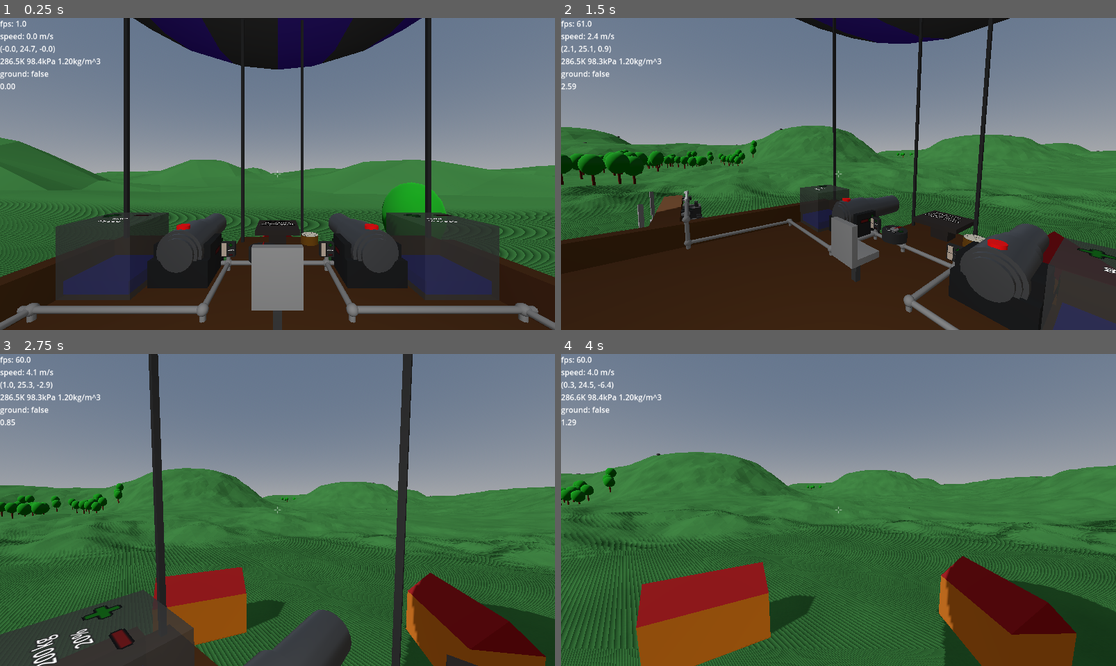
Above: before the commit, frames 1-4 (two rows, left to right).
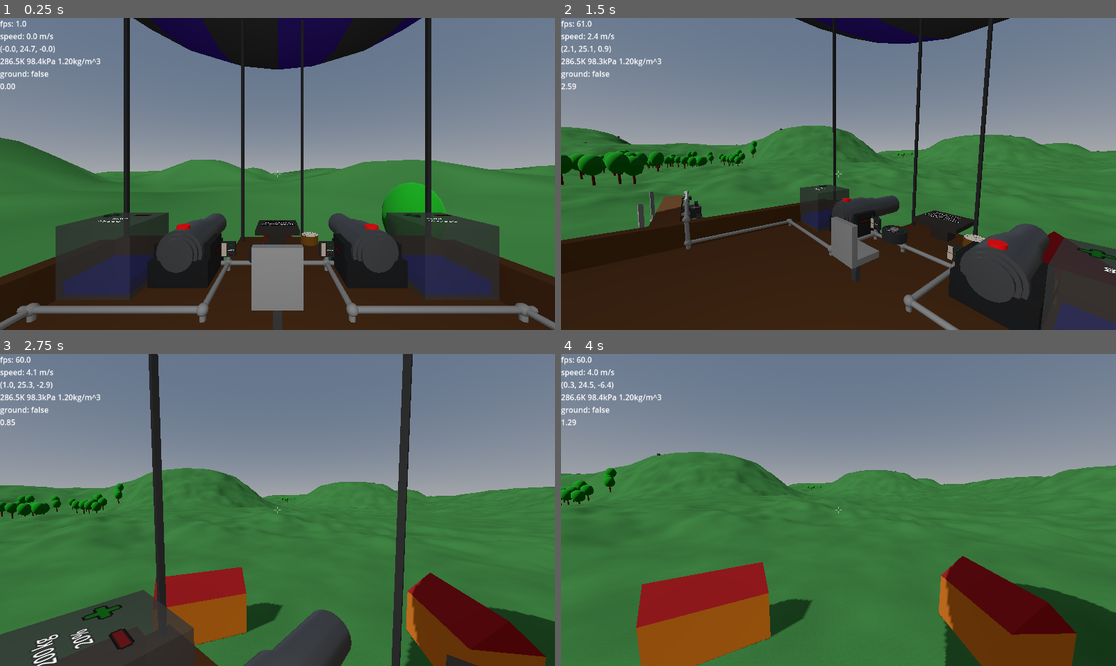
Above: after the commit, the same moments.

Repository: jmdejong/airships
Game: Godot game, scene res://scenes/world.tscn
The game is run twice, just before and just after one commit, with the same random seed, the same clock (stepped at 60 frames per second) and the same inputs.
Inputs (mouse positions are in pixels of both pictures, inside the frame that each line leads up to):
- Up to frame 1 (0.25 s): no input
- Up to frame 2 (1.5 s): move the mouse to (960, 158) at 0.52 s; hold D (right) 0.53-1.28 s; click (960, 158) at 0.6 s; move the mouse to (810, 174) at 1.27 s; hold W (forwards) from 1.28 s (still down); tap Mouse wheel down (rotate_left) at 1.35 s
- Up to frame 3 (2.75 s): keep holding W (forwards); move the mouse to (288, 503) at 2.02 s; hold Shift (rotate_pitch) from 2.03 s (still down)
- Up to frame 4 (4 s): keep holding W (forwards); move the mouse to (832, 516) at 2.77 s; release Shift (rotate_pitch) at 2.78 s; tap Mouse wheel up (rotate_right) at 2.85 s; click (832, 516) at 2.92 s; move the mouse to (877, 513) at 3.52 s; hold Alt (rotate_roll) from 3.53 s (still down)

The runs differ from the first frame. In frame 1, 2.5% of the frame differs, in the area x 0-100%, y 38-84%; in frame 2, 2.9%; in frame 3, 9.0%; in frame 4, 12%, in the area x 0-100%, y 31-100%.

Commit message:
use smooth shading instead of flat (but at performance cost)

Diff:
--- a/code/ground_face.gd
+++ b/code/ground_face.gd
@@ -196,6 +196,7 @@
 	var builder = MeshBuilder.new(tile_buffers, config)
 	builder.vertices = tile_buffers.positions
 	builder.colors = tile_buffers.colors
+	builder.normals = tile_buffers.normals
 	var w: int = config.segments + 1
 	for x: int in range(1, config.segments-1):
 		for y: int in range(1, config.segments-1):
@@ -268,19 +269,22 @@
 		self.config = config
 
 	func add_tri(t0: Vector2i, t1: Vector2i, t2: Vector2i) -> void:
-		var c0: Vector3 = tile_buffers.pos_at(t0)
-		var c1: Vector3 = tile_buffers.pos_at(t1)
-		var c2: Vector3 = tile_buffers.pos_at(t2)
 		var ind: int = vertices.size()
-		vertices.append_array([c0, c1, c2])
-		colors.append_array([tile_buffers.color_modifier_at(t0), tile_buffers.color_modifier_at(t1), tile_buffers.color_modifier_at(t2)])
+		add_vert(t0)
+		add_vert(t1)
+		add_vert(t2)
 		indices.append_array(PackedInt32Array([ind+0, ind+1, ind+2]))
 
+	func add_vert(t: Vector2i) -> void:
+		vertices.append(tile_buffers.pos_at(t))
+		colors.append(tile_buffers.color_modifier_at(t))
+		normals.append(tile_buffers.normal_at(t))
 
 	func apply(mesh: ArrayMesh) -> void:
 		var surface = []
 		surface.resize(Mesh.ARRAY_MAX)
 		surface[Mesh.ARRAY_VERTEX] = vertices
+		surface[Mesh.ARRAY_NORMAL] = normals
 		surface[Mesh.ARRAY_COLOR] = colors
 		surface[Mesh.ARRAY_INDEX] = indices
 		mesh.add_surface_from_arrays(
--- a/code/mapgen/hexs_height_source.gd
+++ b/code/mapgen/hexs_height_source.gd
@@ -45,7 +45,24 @@
 	color_noise.frequency = 0.05
 
 func buffers_at(area: Rect2, segments: int) -> TileBuffers:
-	return TileBuffers.from_height_source(area, segments, self, 8)
+	const texture_size: float = 8
+	var buf: TileBuffers = TileBuffers.new(area, segments)
+	var size: Vector2i = buf.size
+	for y in size.y:
+		for x in size.x:
+			var ind: int = x + y*size.x
+			var tile: Vector2 = Vector2(x, y)
+			var pos: Vector2 = buf.tile_to_pos * tile
+			var position: Vector3 = pos_at(pos)
+			var n1: Vector3 = pos_at(Vector2(pos.x + 0.1, pos.y))
+			var n2: Vector3 = pos_at(Vector2(pos.x, pos.y + 0.1))
+			var normal: Vector3 = -(n1 - position).cross(n2 - position).normalized()
+			buf.heights[ind] = position.y
+			buf.positions[ind] = position
+			buf.normals[ind] = normal
+			buf.colors[ind] = color_modifier(pos)
+			buf.tex_uvs[ind] = pos / texture_size
+	return buf
 
 func color_modifier(pos: Vector2) -> Color:
 	return (color_noise.get_noise_2dv(pos)+9)/10 * Color.WHITE
@@ -70,7 +87,7 @@
 	var area_a: Area = get_area(va)
 	var area_b: Area = get_area(vb)
 	var area_c: Area = get_area(vc)
-	return snappedf(_combine_areas(area_a, area_b, area_c, w, pos), 0.25)
+	return _combine_areas(area_a, area_b, area_c, w, pos)
 
 func _combine_areas(area_a: Area, area_b: Area, area_c: Area, w: Vector3, pos: Vector2) -> float:
 	var center_influences: Vector3 = influences(w, 0.8)
--- a/code/shaders/ground.gdshader
+++ b/code/shaders/ground.gdshader
@@ -13,5 +13,5 @@
 void fragment() {
 	vec2 uv = fract(vert.xz / texture_size);
 	ALBEDO = texture(ground_texture, uv).xyz * COLOR.xyz;
-	NORMAL = normalize(cross(dFdy(VERTEX), dFdx(VERTEX)));
+	//NORMAL = normalize(cross(dFdy(VERTEX), dFdx(VERTEX)));
 }
--- a/code/tile_bufffers.gd
+++ b/code/tile_bufffers.gd
@@ -3,6 +3,7 @@
 var area: Rect2
 var heights := PackedFloat32Array()
 var positions := PackedVector3Array()
+var normals := PackedVector3Array()
 var colors := PackedColorArray()
 var tex_uvs := PackedVector2Array()
 var segments: int
@@ -18,6 +19,7 @@
 	var buffer_size: int = size.x * size.y
 	heights.resize(buffer_size)
 	positions.resize(buffer_size)
+	normals.resize(buffer_size)
 	colors.resize(buffer_size)
 	tex_uvs.resize(buffer_size)
 
@@ -45,5 +47,8 @@
 func color_modifier_at(pos: Vector2i) -> Color:
 	return colors[pos.x + pos.y * size.x]
 
+func normal_at(pos: Vector2i) -> Vector3:
+	return normals[pos.x + pos.y * size.x]
+
 func uv_at(pos: Vector2i) -> Vector2:
 	return tex_uvs[pos.x + pos.y * size.x]
